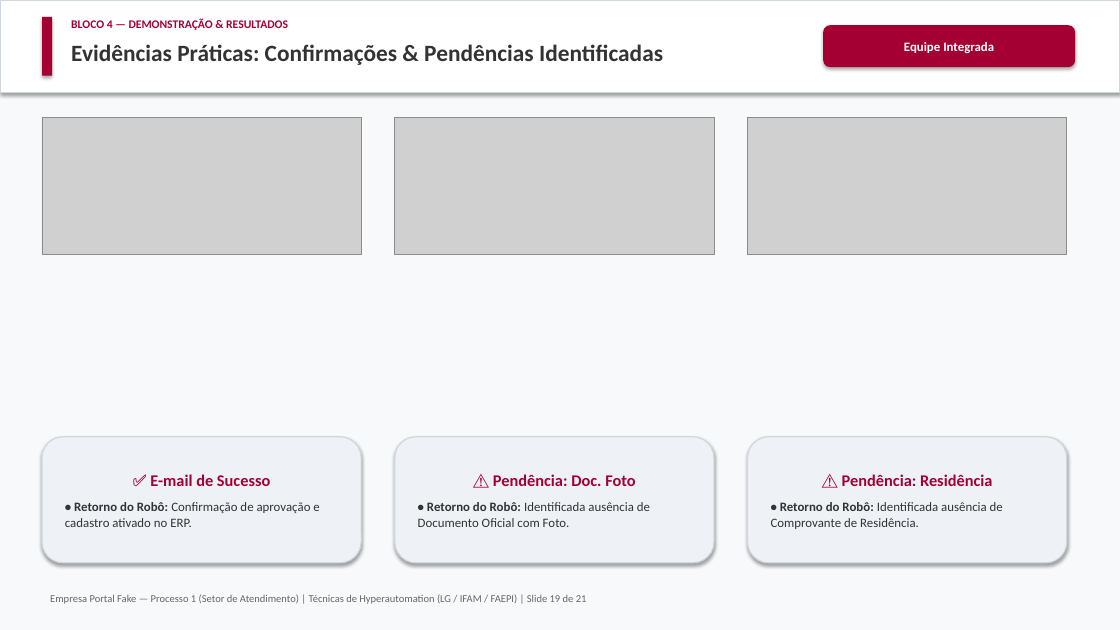
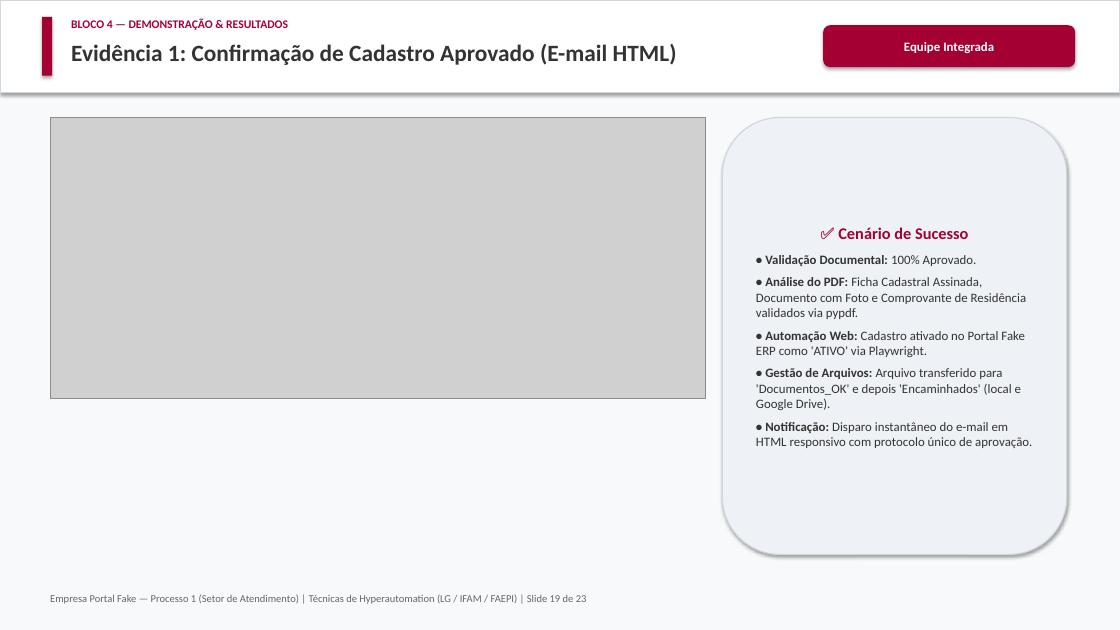
Before and after one commit to Sannyer3232/hyperautomation-equipe-1, a slide deck: slide 19 of docs/scripts/Apresentacao_Hyperautomation_Processo1_LG.pptx. Drawn at 1120x630 pixels with LibreOffice and Linux fonts; fonts in the diff are those of the drawing; grey boxes stand for pictures. Boxes give left, top, right and bottom in pixels: in the first picture for what was removed or moved away, otherwise in the second. Text is boxed around its words. In the diff, an @@ line names an element or a change of style, - is before the commit and + after.

Commit message:
docs: criados 3 slides dedicados para cada evidencia de email (1 por lamina)

```diff
--- a/docs/scripts/Apresentacao_Hyperautomation_Processo1_LG.pptx
+++ b/docs/scripts/Apresentacao_Hyperautomation_Processo1_LG.pptx
@@ text at (71,44,677,65): text changed @@
-Evidências Práticas: Confirmações & Pendências Identificadas
+Evidência 1: Confirmação de Cadastro Aprovado (E-mail HTML)
@@ picture: place and size @@
-picture at (42,118,361,255)
+picture at (50,118,706,399)
@@ picture removed at (395,118,714,255) @@
@@ rounded rectangle "✅ Cenário de Sucesso": place and size @@
-rounded rectangle "✅ Cenário de Sucesso" at (42,437,361,563)
+rounded rectangle "✅ Cenário de Sucesso" at (723,118,1067,555)
@@ picture removed at (748,118,1067,255) @@
@@ text in rounded rectangle at (756,227,1032,448): text changed @@
-✅ E-mail de Sucesso
-• Retorno do Robô: Confirmação de aprovação e cadastro ativado no ERP.
+✅ Cenário de Sucesso
+• Validação Documental: 100% Aprovado.
+• Análise do PDF: Ficha Cadastral Assinada, Documento com Foto e Comprovante de Residência validados via pypdf.
+• Automação Web: Cadastro ativado no Portal Fake ERP como 'ATIVO' via Playwright.
+• Gestão de Arquivos: Arquivo transferido para 'Documentos_OK' e depois 'Encaminhados' (local e Google Drive).
+• Notificação: Disparo instantâneo do e-mail em HTML responsivo com protocolo único de aprovação.
@@ rounded rectangle removed at (395,437,714,563) @@
-⚠️ Pendência: Doc. Foto
-• Retorno do Robô: Identificada ausência de Documento Oficial com Foto.
@@ rounded rectangle removed at (748,437,1067,563) @@
-⚠️ Pendência: Residência
-• Retorno do Robô: Identificada ausência de Comprovante de Residência.
```
Also in this commit, not shown: 2 other slides changed, 2 slides added, 8 other files.
